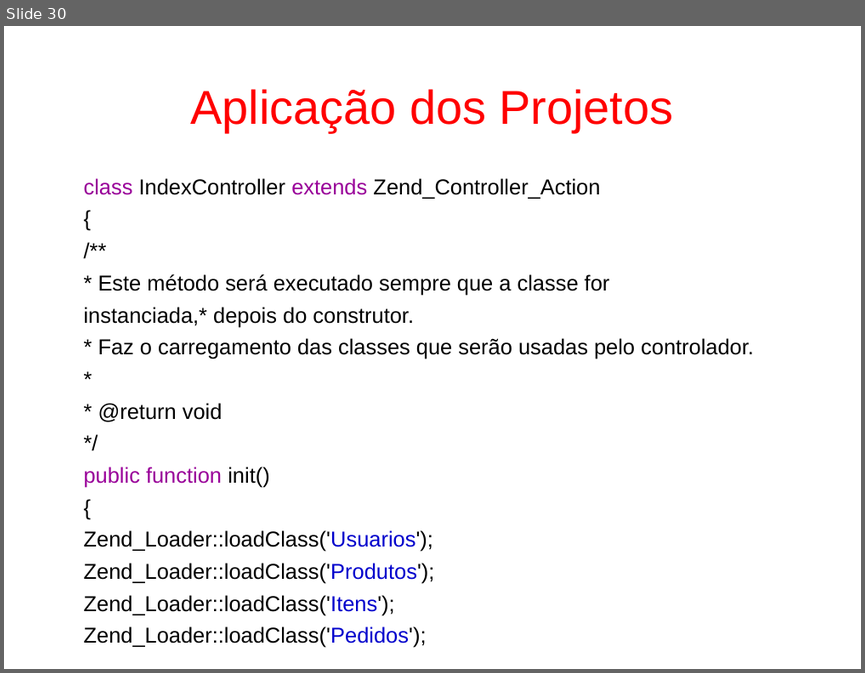
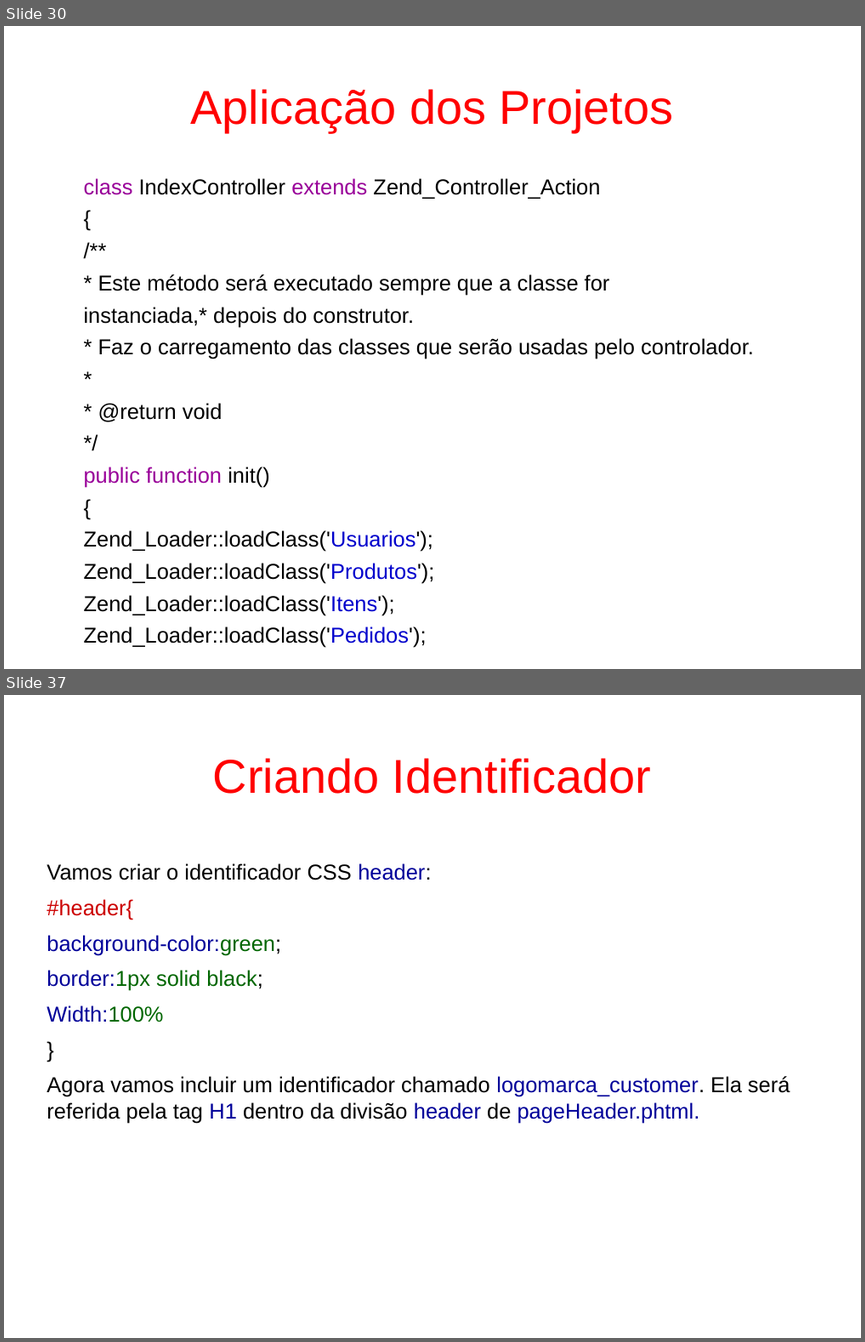
Before and after one commit to fgsl/lojasacme, a slide deck: docs/tutorial.odp. Shown one above the other, each under a label of ours: slide 30 before the commit, slides 30 and 37 after it; the slides between them are not shown. The pictures are 865x673 and 865x1342 pixels, drawn with LibreOffice and Linux fonts; fonts in the diff are those of the drawing. Boxes give left, top, right and bottom in pixels: in the first picture for what was removed or moved away, otherwise in the second. Text is boxed around its words. In the diff, an @@ line names an element or a change of style, - is before the commit and + after.

```diff
--- a/docs/tutorial.odp
+++ b/docs/tutorial.odp
@@ slide 37 added at [4, 695, 861, 1338], background #FFFFFF @@
@@ title added at [213, 758, 651, 794], 44 pt, text #FF0000 @@
+Criando Identificador
@@ text added at [46, 863, 789, 1123], 20 pt, text #000000 @@
+Vamos criar o identificador CSS header:
+#header{
+background-color:green;
+border:1px solid black;
+Width:100%
+}
+Agora vamos incluir um identificador chamado logomarca_customer. Ela será referida pela tag H1 dentro da divisão header de pageHeader.phtml.
```
Also in this commit, not shown: 26 slides changed, 30 other slides added, 1 slide removed, 1 other file.
